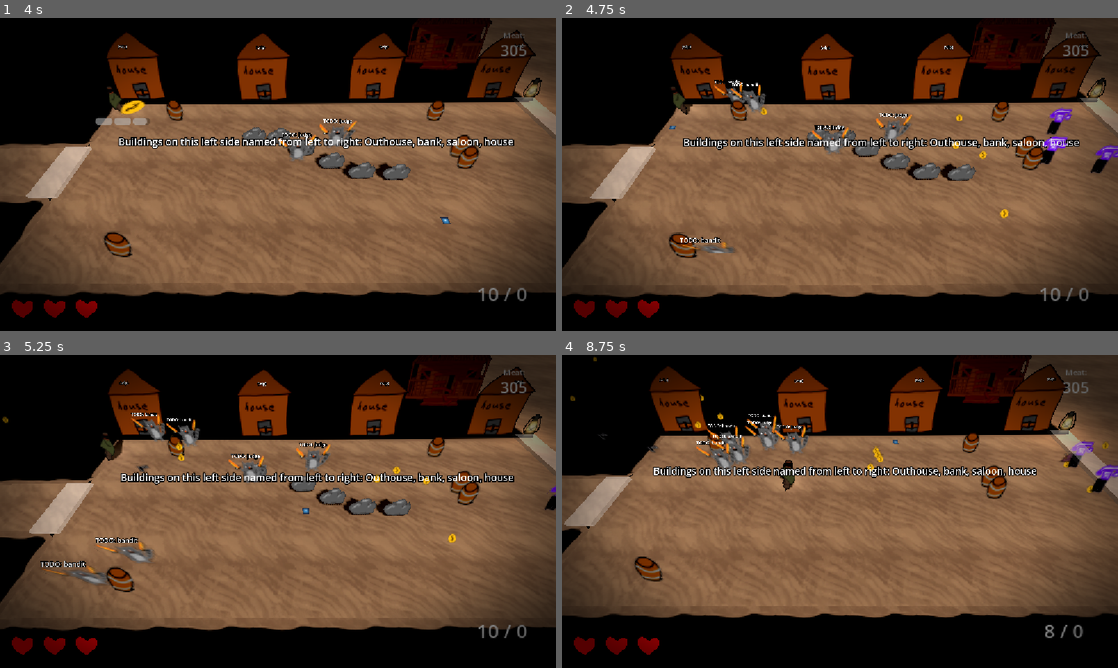
Above: before the commit, frames 1-4 (two rows, left to right).
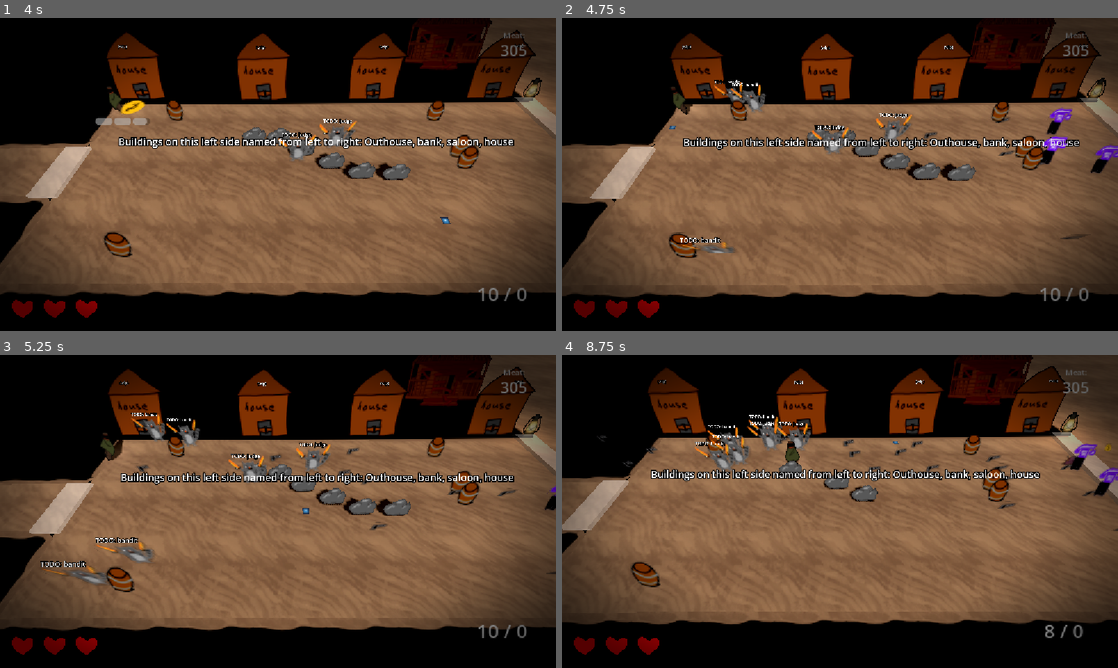
Above: after the commit, the same moments.

Repository: gmuGADIG/DEADSHOT
Game: Godot game, scene res://world/levels/town/level_town_v1.tscn
The game is run twice, just before and just after one commit, with the same random seed, the same clock (stepped at 60 frames per second) and the same inputs. This scene is started directly instead of the project's main scene. The engine's default icon, where the game draws it, is replaced by a stand-in: a white triangle on a blue panel in a dark square. Sound files missing from this copy of the repository are replaced by a short silence.
Inputs (mouse positions are in pixels of both pictures, inside the frame that each line leads up to):
- Up to frame 1 (4 s): move the mouse to (400, 158) at 0.52 s; press the mouse at (400, 158) at 0.53 s; hold D (move_right) 0.53-1.28 s; move the mouse to (166, 190) at 1.27 s; release the mouse at (166, 190) at 1.28 s; hold S (move_down) 1.28-2.03 s; tap E (interact) at 1.35 s; move the mouse to (333, 105) at 2.02 s; hold D (move_right) 2.03-2.78 s; hold Shift (quick_purchase) 2.03-2.78 s; move the mouse to (250, 237) at 2.77 s; hold W (move_up) 2.78-3.53 s; tap Space (roll) at 2.85 s; move the mouse to (444, 221) at 3.52 s; hold A (move_left) from 3.53 s (still down); hold Right mouse button (whip) from 3.53 s (still down)
- Up to frame 2 (4.75 s): keep holding A (move_left); move the mouse to (673, 127) at 4.27 s; release Right mouse button (whip) at 4.28 s; click (673, 127) at 4.35 s
- Up to frame 3 (5.25 s): move the mouse to (305, 511) at 5.02 s; release A (move_left) at 5.03 s; hold S (move_down) from 5.03 s (still down); hold E (interact) from 5.03 s (still down)
- Up to frame 4 (8.75 s): move the mouse to (756, 433) at 5.77 s; release S (move_down) at 5.78 s; release E (interact) at 5.78 s; hold D (move_right) 5.78-6.53 s; tap Shift (quick_purchase) at 5.85 s; move the mouse to (962, 495) at 6.52 s; hold W (move_up) 6.53-7.28 s; tap Space (roll) at 6.6 s; move the mouse to (728, 527) at 7.27 s; hold D (move_right) 7.28-8.03 s; right-click (728, 527) at 7.35 s; move the mouse to (895, 442) at 8.02 s; press the mouse at (895, 442) at 8.03 s; hold S (move_down) from 8.03 s (still down)

Frame 1 is identical in both runs. In frame 2, 0.2% of the frame differs, in the area x 35-94%, y 28-71%; in frame 3, 0.5%; in frame 4, 11%, in the area x 0-100%, y 0-86%.

Commit message:
Slowed down enemy bullets a lot, made the wilder use them

Diff:
--- a/world/enemy/Enemy Bullets/enemy_bullet.tscn
+++ b/world/enemy/Enemy Bullets/enemy_bullet.tscn
@@ -11,6 +11,7 @@
 script = ExtResource("1_bvla6")
 atk_damage = 1
 atk_source = 1
+speed = 15.0
 
 [node name="Sprite3D" type="Sprite3D" parent="."]
 texture = ExtResource("1_ydd17")
--- a/world/enemy/wilder/wilder.tscn
+++ b/world/enemy/wilder/wilder.tscn
@@ -3,7 +3,7 @@
 [ext_resource type="Texture2D" uid="uid://dsyqcqueqayou" path="res://temp_art/gartic/the_gartic_phone.png" id="1_0ccam"]
 [ext_resource type="PackedScene" uid="uid://dx3l0wduat3tp" path="res://world/enemy/base/enemy_base.tscn" id="1_pw5bb"]
 [ext_resource type="Script" uid="uid://pewr3uke4fqt" path="res://world/enemy/wilder/wilder.gd" id="1_skiir"]
-[ext_resource type="PackedScene" uid="uid://bq22o80xk3p40" path="res://world/player/weapon/bullet/player_bullet.tscn" id="3_skiir"]
+[ext_resource type="PackedScene" uid="uid://53setitiasq8" path="res://world/enemy/Enemy Bullets/enemy_bullet.tscn" id="3_b04xd"]
 [ext_resource type="PackedScene" uid="uid://bgo2o5m34pbn6" path="res://audio/streams/wilder_shoot_sound.tscn" id="5_d53cb"]
 [ext_resource type="PackedScene" uid="uid://bc2cuo16dxify" path="res://audio/streams/wilder_death_sound.tscn" id="6_buhvy"]
 [ext_resource type="AudioStream" uid="uid://drvscc177esir" path="res://audio/placeholders/test_explode_big.wav" id="7_b04xd"]
@@ -11,7 +11,7 @@
 [node name="Wilder" node_paths=PackedStringArray("StuckTimer") instance=ExtResource("1_pw5bb")]
 script = ExtResource("1_skiir")
 timeBetweenShots = 0.4
-bullet = ExtResource("3_skiir")
+bullet = ExtResource("3_b04xd")
 maxTravelDistance = 20.0
 StuckTimer = NodePath("StuckTimer")
 
